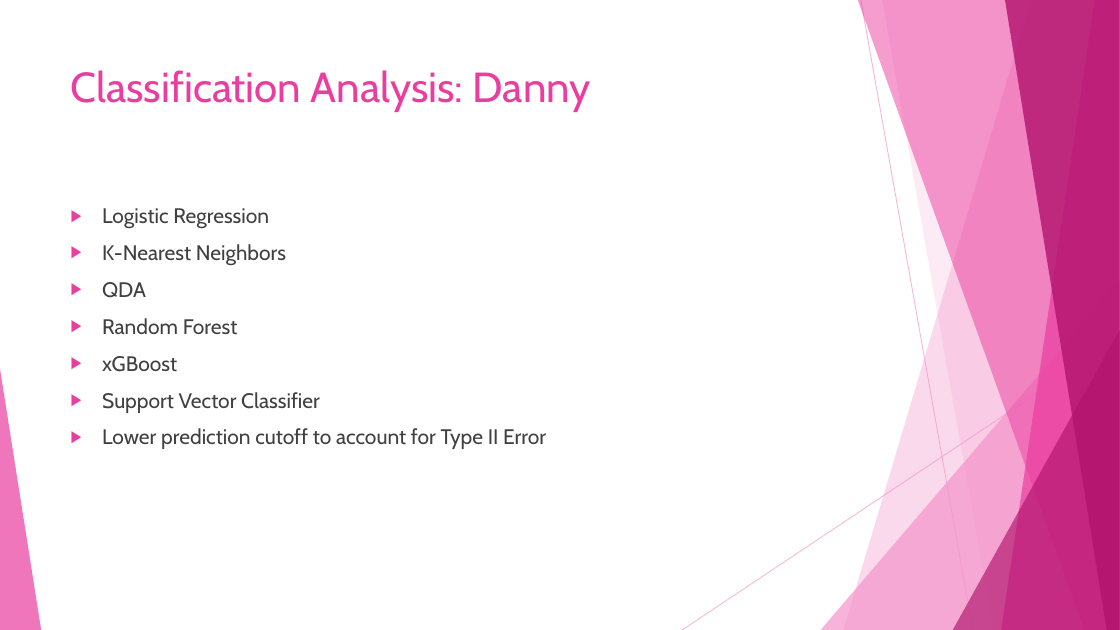
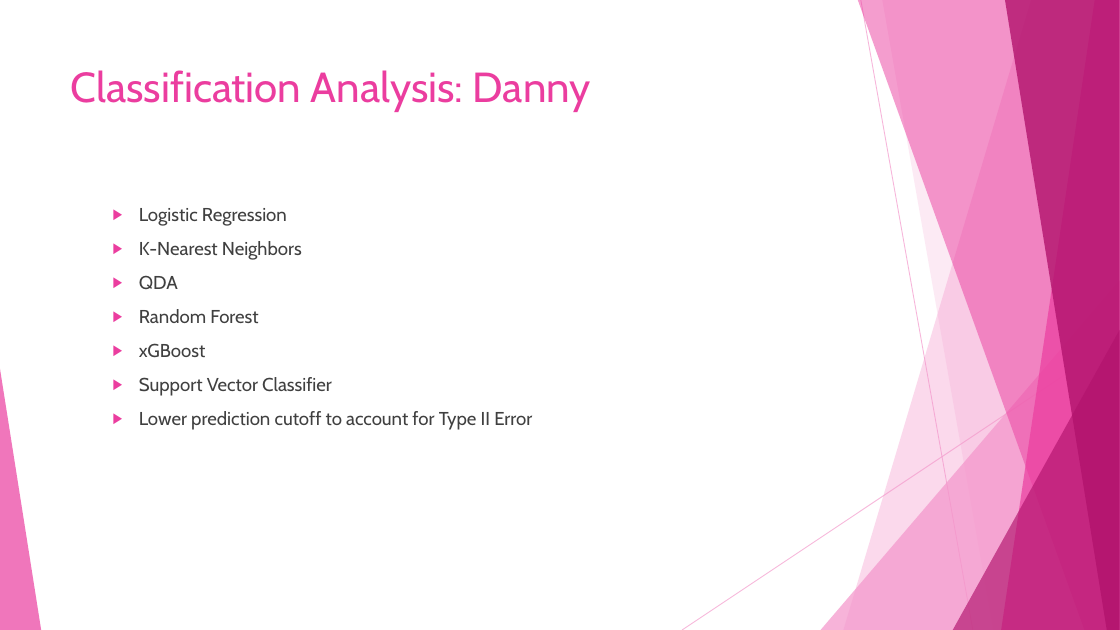
Before and after one commit to dlaposata/Breast_Cancer_Analysis, a slide deck: slide 23 of powerpoint.pptx. Drawn at 1120x630 pixels with LibreOffice and Linux fonts; fonts in the diff are those of the drawing. Boxes give left, top, right and bottom in pixels: in the first picture for what was removed or moved away, otherwise in the second. Text is boxed around its words. In the diff, an @@ line names an element or a change of style, - is before the commit and + after.

```diff
--- a/powerpoint.pptx
+++ b/powerpoint.pptx
@@ text "Logistic Regression" at (x1=139, y1=208, x2=532, y2=430): size 18 to 16 pt; list level 1 to 2 in "Logistic Regression"; list level 1 to 2 in "K-Nearest Neighbors"; list level 1 to 2 in "QDA"; list level 1 to 2 in "Random Forest"; list level 1 to 2 in "xGBoost"; list level 1 to 2 in "Support Vector Classifier"; list level 1 to 2 in "Lower prediction cutoff to account ..." @@
```
Also in this commit, not shown: 14 other slides changed.
